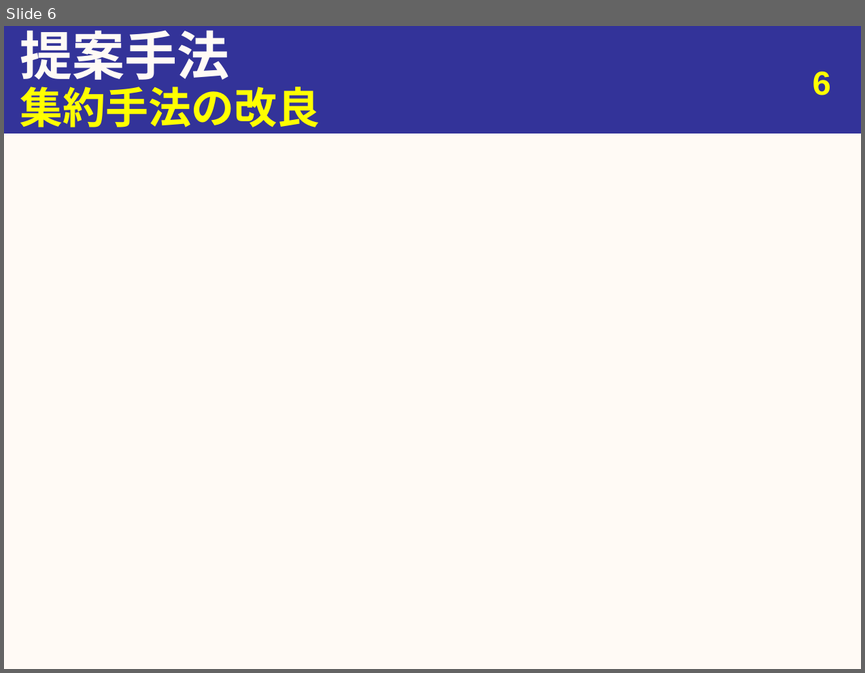
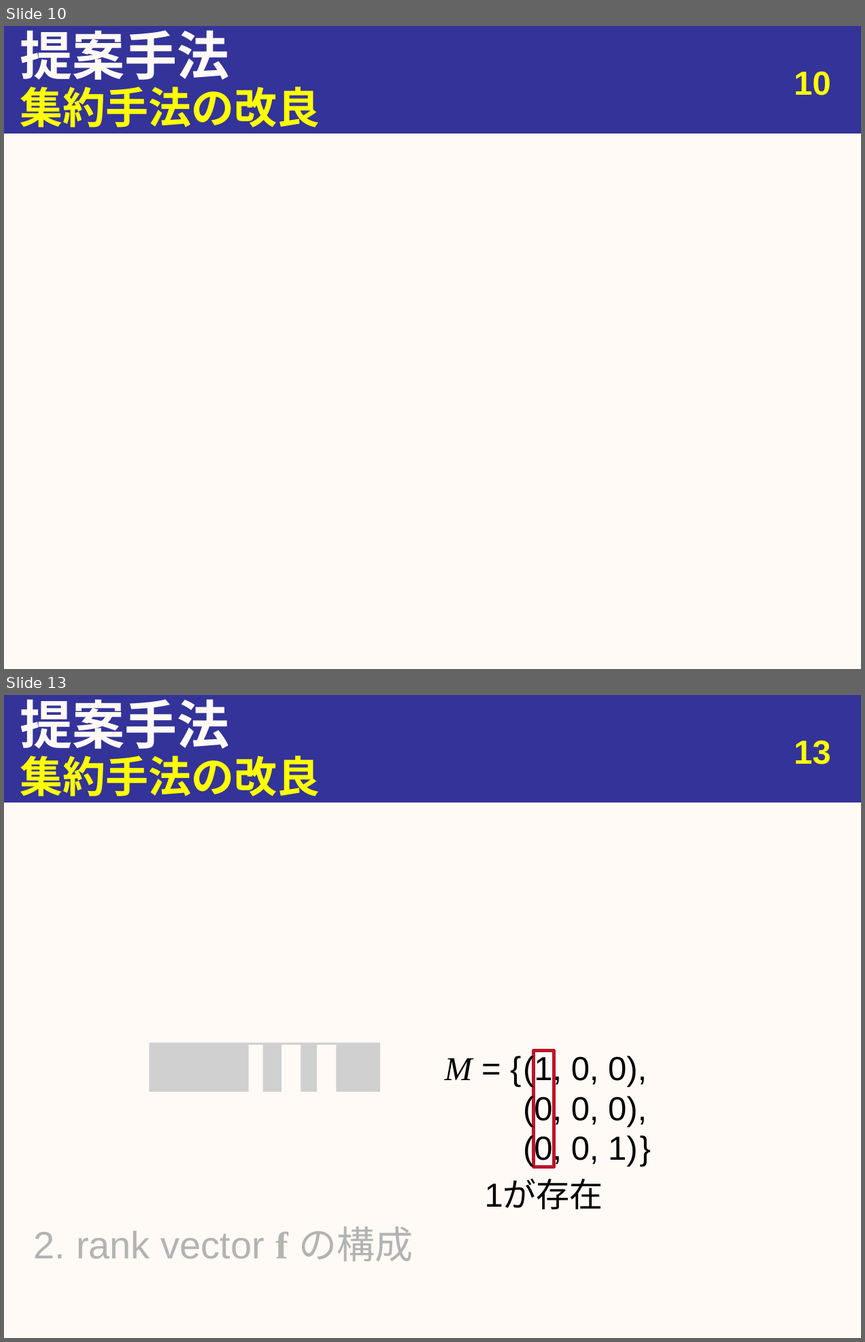
Before and after one commit to youle921/Slide-maintain, a slide deck: slide_1106/20191106_urita_eng.pptx. Shown one above the other, each under a label of ours: slide 6 before the commit, slides 10 and 13 after it; the slides between them are not shown. The pictures are 865x673 and 865x1342 pixels, drawn with LibreOffice and Linux fonts; fonts in the diff are those of the drawing; grey boxes stand for pictures. Boxes give left, top, right and bottom in pixels: in the first picture for what was removed or moved away, otherwise in the second. Text is boxed around its words. In the diff, an @@ line names an element or a change of style, - is before the commit and + after.

```diff
--- a/slide_1106/20191106_urita_eng.pptx
+++ b/slide_1106/20191106_urita_eng.pptx
@@ slide 13 added at [4,695,861,1338], background #FFFAF5; not listed: 1 template element that a slide beside it also shows @@
@@ title added at [20,699,229,757], 44 pt, text #FFFAF5, bold @@
+提案手法
@@ text added at [20,756,320,796], 36 pt, text #FFFF00, bold @@
+集約手法の改良
@@ page number added at [793,741,830,764], 28 pt, text #FFFF00, bold @@
+13
@@ picture added at [149,1043,379,1091] @@
@@ rectangle added at [248,1045,263,1093], fill #FFFAF5 @@
@@ rectangle added at [281,1045,300,1093], fill #FFFAF5 @@
@@ rectangle added at [317,1045,336,1093], fill #FFFAF5 @@
@@ text added at [445,1058,473,1080], 28 pt, text #000000 @@
+M = {
+}
@@ text added at [523,1053,647,1167], 28 pt, text #000000 @@
+(1, 0, 0),
+(0, 0, 0),
+(0, 0, 1)
@@ rectangle added at [534,1051,554,1166], outline #BD1529 3 pt @@
@@ text added at [485,1180,603,1209], 28 pt, text #000000 @@
+1が存在
@@ text added at [34,1226,413,1261], 32 pt, text #B3B3B3 @@
+2. rank vector f の構成
@@ what was slide 6 is now slide 10 @@
@@ page number at [793,72,830,95]: text changed @@
-6
+10
```
Also in this commit, not shown: 7 slides changed, 20 other slides added, 2 other files.
